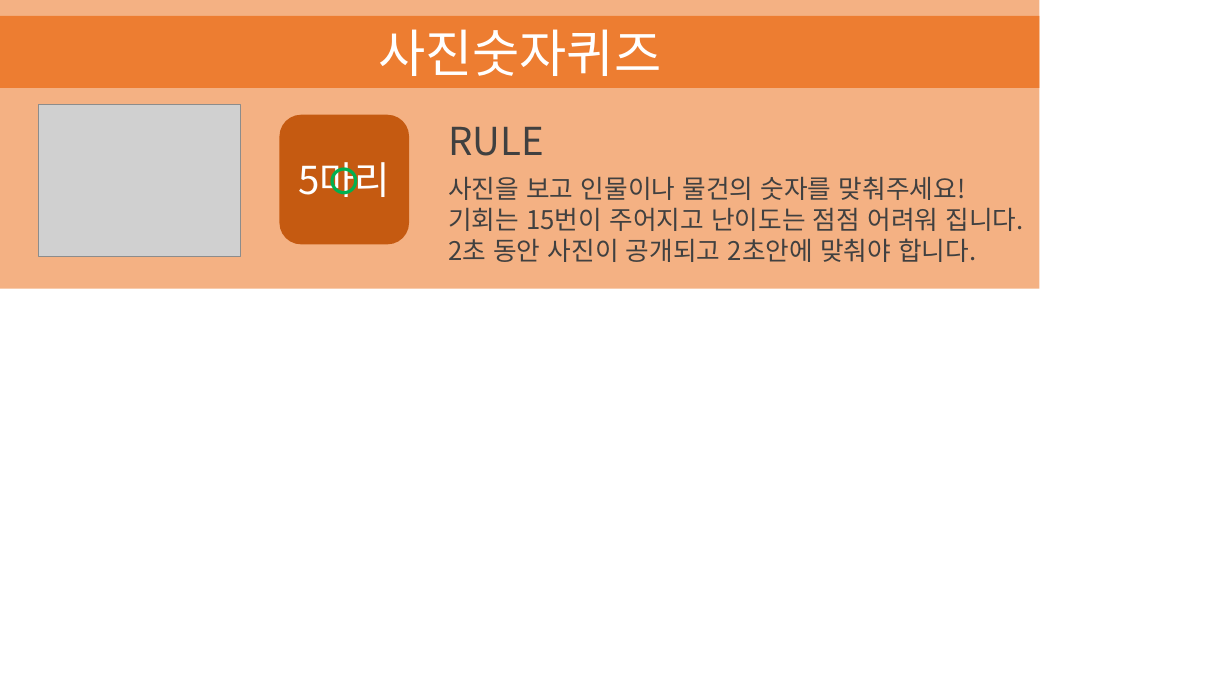
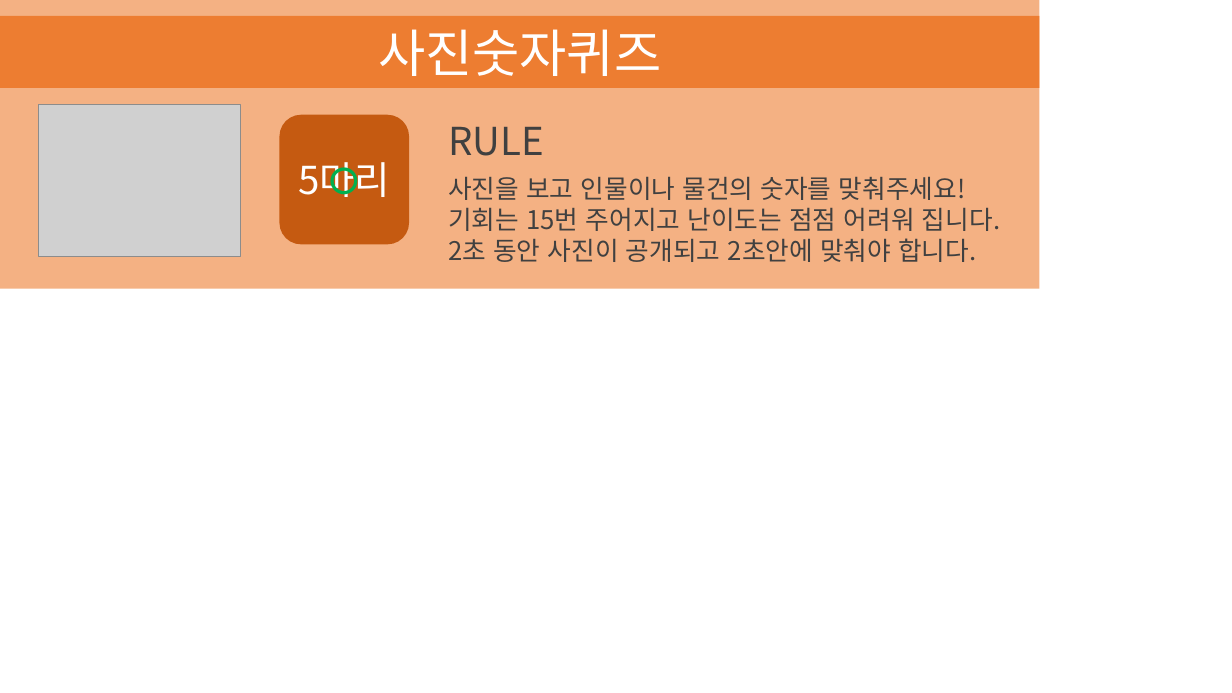
Before and after one commit to greatelv/project.WeMakeGenius, a slide deck: slide 6 of WebContent/assets/img/intention/게임2.pptx. Drawn at 1232x693 pixels with LibreOffice and Linux fonts; fonts in the diff are those of the drawing; grey boxes stand for pictures. Boxes give left, top, right and bottom in pixels: in the first picture for what was removed or moved away, otherwise in the second. Text is boxed around its words. In the diff, an @@ line names an element or a change of style, - is before the commit and + after.

```diff
--- a/WebContent/assets/img/intention/게임2.pptx
+++ b/WebContent/assets/img/intention/게임2.pptx
@@ text at (448, 207, 1000, 231): text changed @@
-기회는 15번이 주어지고 난이도는 점점 어려워 집니다.
+기회는 15번 주어지고 난이도는 점점 어려워 집니다.
```
Also in this commit, not shown: 7 other slides changed, 9 other files.
